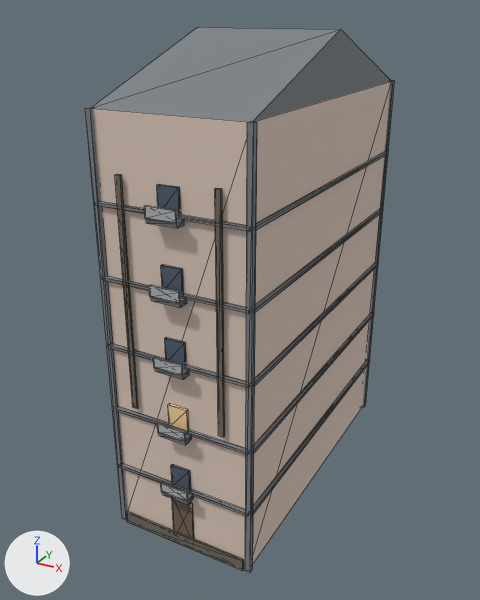
One commit to the glTF model public/buildings/lot_1x2.glb: the scene before it, then after it.
Before and after are seen from a 50 mm camera at (16.4, -18.8, 21.8) aimed at (2.7, 6.1, 9.3). Every picture has the same lights, and +X, +Y and +Z are marked at lower left. The picture after the commit comes second. Mesh edges are drawn as thin lines. Vertices at exactly the same position are counted once.

The first picture shows 'lot_1x2'.
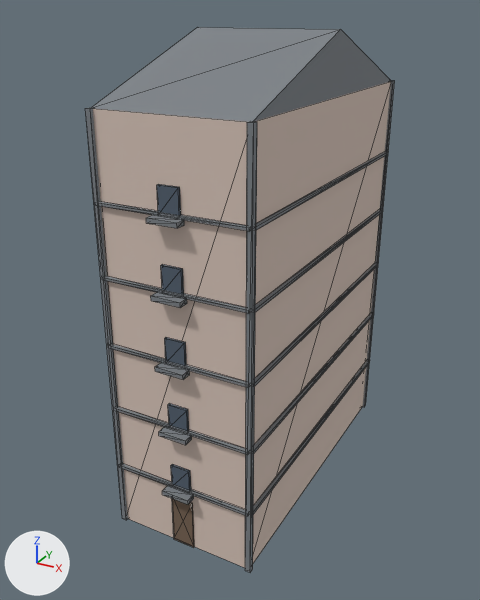
The change, as a diff of the scene's bpy script:
```diff
--- a/public/buildings/lot_1x2.glb.py
+++ b/public/buildings/lot_1x2.glb.py
@@ me_lot_1x2 @@
 # used by ob_lot_1x2; location = (0.0, 0.0, 0.0)
 # verts and faces of me_lot_1x2; kept vertices keep their numbers, new ones are numbered from 352
 # before: 14 (2.6, -0.6, 3.0), 15 (3.9, -0.6, 3.0) at pixel (187, 500), 282 (2.6, -0.6, 3.0) at pixel (161, 491), 283 (3.9, -0.6, 3.0) at pixel (187, 501), 284 (2.6, -0.6, 3.5) at pixel (160, 483)
 # before: 285 (3.9, -0.6, 3.5) at pixel (186, 493), 286 (3.9, -0.6, 3.5) at pixel (187, 492), 287 (2.6, -0.6, 3.5) at pixel (161, 482)
 # before: 22 (2.6, -0.6, 6.0) at pixel (158, 431), 23 (3.9, -0.6, 6.0) at pixel (185, 440), 288 (2.6, -0.6, 6.0) at pixel (157, 432), 289 (3.9, -0.6, 6.0) at pixel (184, 441), 290 (2.6, -0.6, 6.4) at pixel (157, 423)
 # before: 291 (3.9, -0.6, 6.4) at pixel (184, 432), 292 (3.9, -0.6, 6.4) at pixel (185, 431), 293 (2.6, -0.6, 6.4) at pixel (158, 422)
 # before: 30 (2.6, -0.6, 9.0) at pixel (154, 366), 31 (3.9, -0.6, 9.0) at pixel (182, 375), 294 (2.6, -0.6, 9.0) at pixel (153, 367), 295 (3.9, -0.6, 9.0) at pixel (181, 375), 296 (2.6, -0.6, 9.4) at pixel (153, 357)
 # before: 297 (3.9, -0.6, 9.4) at pixel (181, 365), 298 (3.9, -0.6, 9.4) at pixel (182, 364), 299 (2.6, -0.6, 9.4) at pixel (154, 356)
 # before: 38 (2.6, -0.6, 12.0) at pixel (150, 295), 39 (3.9, -0.6, 12.0) at pixel (180, 302), 300 (2.6, -0.6, 12.0) at pixel (149, 296), 301 (3.9, -0.6, 12.0) at pixel (179, 303), 302 (2.6, -0.6, 12.4) at pixel (148, 285)
 # before: 303 (3.9, -0.6, 12.4) at pixel (178, 292), 304 (3.9, -0.6, 12.4) at pixel (179, 291), 305 (2.6, -0.6, 12.4) at pixel (150, 284)
 # before: 46 (2.6, -0.6, 15.0) at pixel (146, 217), 47 (3.9, -0.6, 15.0) at pixel (176, 222), 306 (2.6, -0.6, 15.0) at pixel (144, 218), 307 (3.9, -0.6, 15.0) at pixel (175, 223), 308 (2.6, -0.6, 15.4) at pixel (144, 205)
 # before: 309 (3.9, -0.6, 15.4) at pixel (175, 210), 310 (3.9, -0.6, 15.4) at pixel (176, 210), 311 (2.6, -0.6, 15.4) at pixel (145, 205)
-me_lot_1x2.from_pydata(...)  # 352 vertices, 546 faces; spans x -0.2..6.7, y -0.6..14.7, z 0.0..21.0
+me_lot_1x2.from_pydata(...)  # 290 vertices, 438 faces; spans x -0.2..6.7, y -0.6..14.7, z 0.0..21.0
+# me_lot_1x2 part 1: the loose piece of 8 vertices spanning x 0.2..6.3, y -0.2..-0.1, z 0.0..0.6 is deleted
+# me_lot_1x2 part 2: the loose piece of 8 vertices spanning x 1.0..1.3, y -0.2..-0.1, z 6.5..16.3 is deleted
+# me_lot_1x2 part 3: the loose piece of 8 vertices spanning x 5.2..5.4, y -0.2..-0.1, z 6.5..16.3 is deleted
+# me_lot_1x2 part 4
+delete_vertices([*range(282, 288)])  # with the faces that use them
+# me_lot_1x2 part 5
+delete_vertices([*range(288, 294)])  # with the faces that use them
+# me_lot_1x2 part 6
+delete_vertices([*range(294, 300)])  # with the faces that use them
+# me_lot_1x2 part 7
+delete_vertices([*range(300, 306)])  # with the faces that use them
+# me_lot_1x2 part 8
+delete_vertices([*range(306, 312)])  # with the faces that use them
+# me_lot_1x2 part 9: 12 faces spanning x 2.8..3.7, y -0.1..0.0, z 6.0..7.1 switch from mat_lot_1x2_lit_glass (beige #f9d799) to mat_lot_1x2_glass (greyish blue #505d6c)
+# other edits to the shape of me_lot_1x2 do not show in these pictures
 me_lot_1x2.materials.append(mat_lot_1x2)
@@ me_lot_1x2 @@
 me_lot_1x2.materials.append(mat_lot_1x2_door)
-me_lot_1x2.materials.append(mat_lot_1x2_metal)  # grey #b1b5b6
-me_lot_1x2.materials.append(mat_lot_1x2_dirt)  # brown #6f695d
```

Boxes (x1, y1, x2, y2) around the edits, measured in the pictures (480 x 600 px):
part 1 of me_lot_1x2, deleted
    before: (126, 511, 244, 571)
part 2 of me_lot_1x2, deleted
    before: (115, 174, 138, 409)
part 3 of me_lot_1x2, deleted
    before: (215, 188, 225, 437)
part 4 of me_lot_1x2, deleted
    before: (161, 482, 188, 502)
part 5 of me_lot_1x2, deleted
    before: (157, 422, 186, 442)
part 6 of me_lot_1x2, deleted
    before: (153, 357, 183, 376)
part 7 of me_lot_1x2, deleted
    before: (149, 285, 180, 303)
part 8 of me_lot_1x2, deleted
    before: (144, 205, 177, 223)
part 9 of me_lot_1x2, recoloured (beige to greyish blue)
    both: (168, 403, 189, 431)
